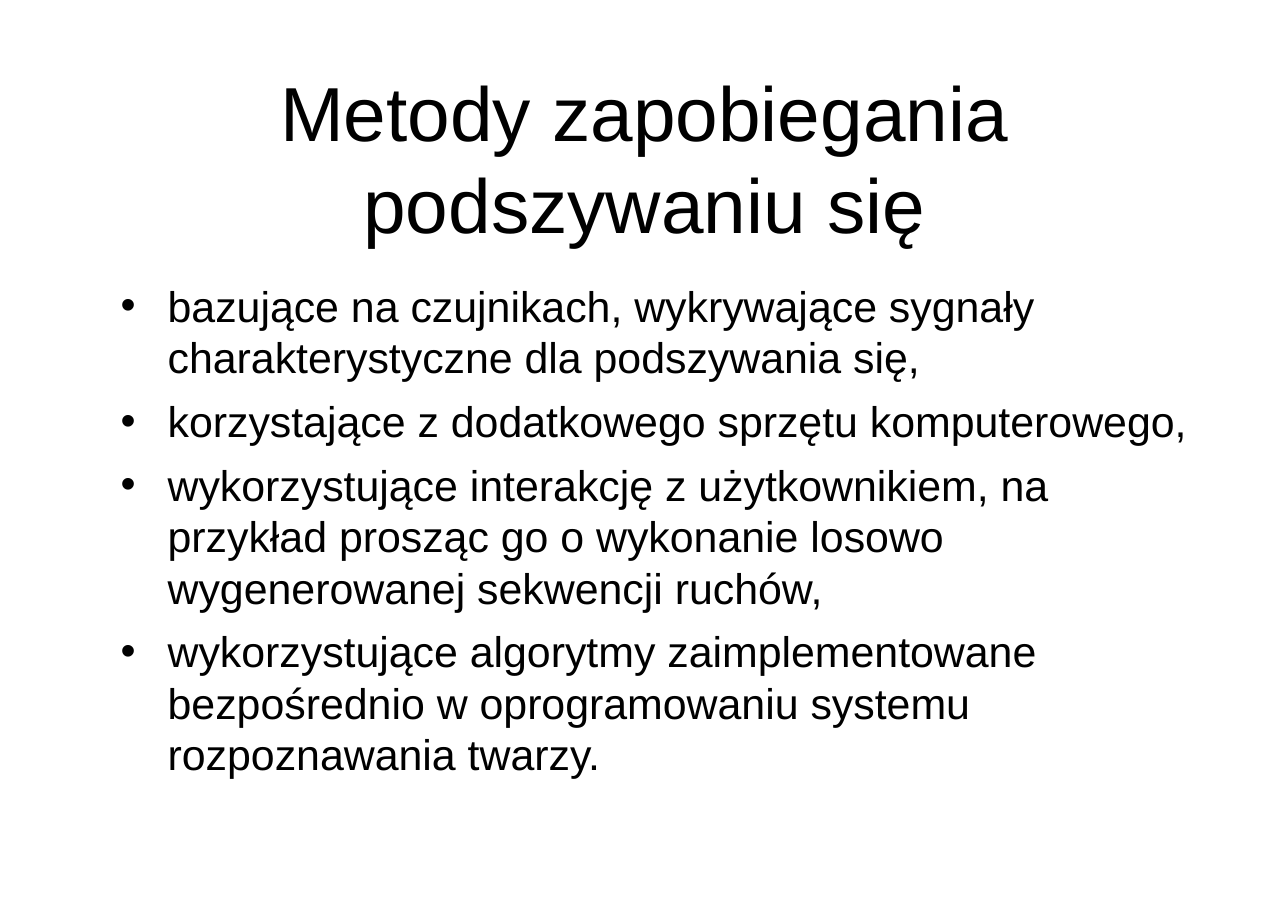
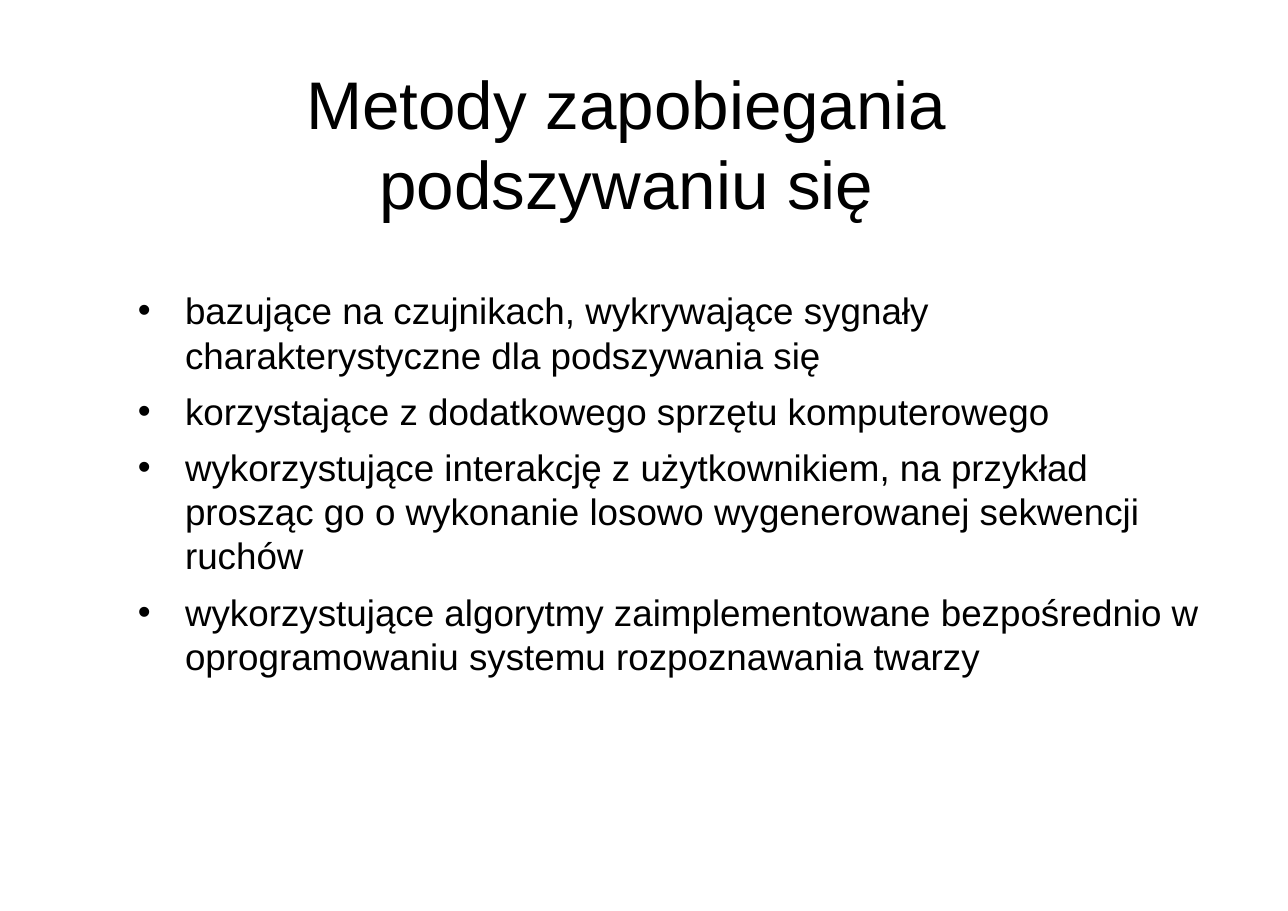
Before and after one commit to piMateusz/AntiSpoofingFaceRecognitionSystem, a slide deck: slide 5 of documents/MP_prezentacja.ppt. Drawn at 1288x911 pixels with LibreOffice and Linux fonts; fonts in the diff are those of the drawing; background and template pictures are left out. Boxes give left, top, right and bottom in pixels: in the first picture for what was removed or moved away, otherwise in the second. Text is boxed around its words. In the diff, an @@ line names an element or a change of style, - is before the commit and + after.

```diff
--- a/documents/MP_prezentacja.ppt
+++ b/documents/MP_prezentacja.ppt
@@ title "Metody zapobiegania podszywaniu się": place and size @@
-title "Metody zapobiegania podszywaniu się" at box(280, 85, 1007, 247)
+title "Metody zapobiegania podszywaniu się" at box(306, 80, 947, 222)
@@ title "Metody zapobiegania podszywaniu się" at box(306, 80, 947, 222): size 50 to 44 pt @@
@@ text at box(185, 297, 1199, 677): text changed; size 28 to 24 pt @@
-• bazujące na czujnikach, wykrywające sygnały charakterystyczne dla podszywania się,
-• korzystające z dodatkowego sprzętu komputerowego,
-• wykorzystujące interakcję z użytkownikiem, na przykład prosząc go o wykonanie losowo wygenerowanej sekwencji ruchów,
-• wykorzystujące algorytmy zaimplementowane bezpośrednio w oprogramowaniu systemu rozpoznawania twarzy.
+• bazujące na czujnikach, wykrywające sygnały charakterystyczne dla podszywania się
+• korzystające z dodatkowego sprzętu komputerowego
+• wykorzystujące interakcję z użytkownikiem, na przykład prosząc go o wykonanie losowo wygenerowanej sekwencji ruchów
+• wykorzystujące algorytmy zaimplementowane bezpośrednio w oprogramowaniu systemu rozpoznawania twarzy
```
Also in this commit, not shown: 5 other slides changed, 7 slides added, 4 slides removed, 35 other files.
